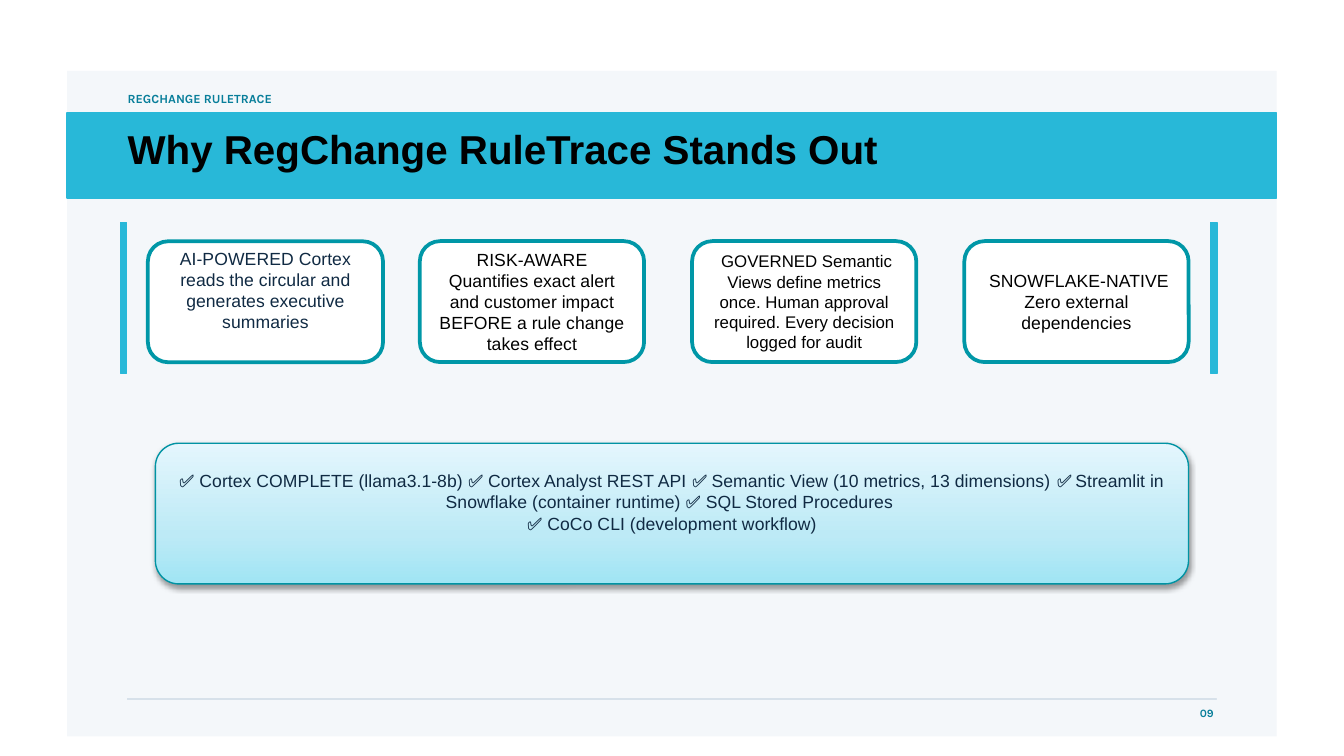
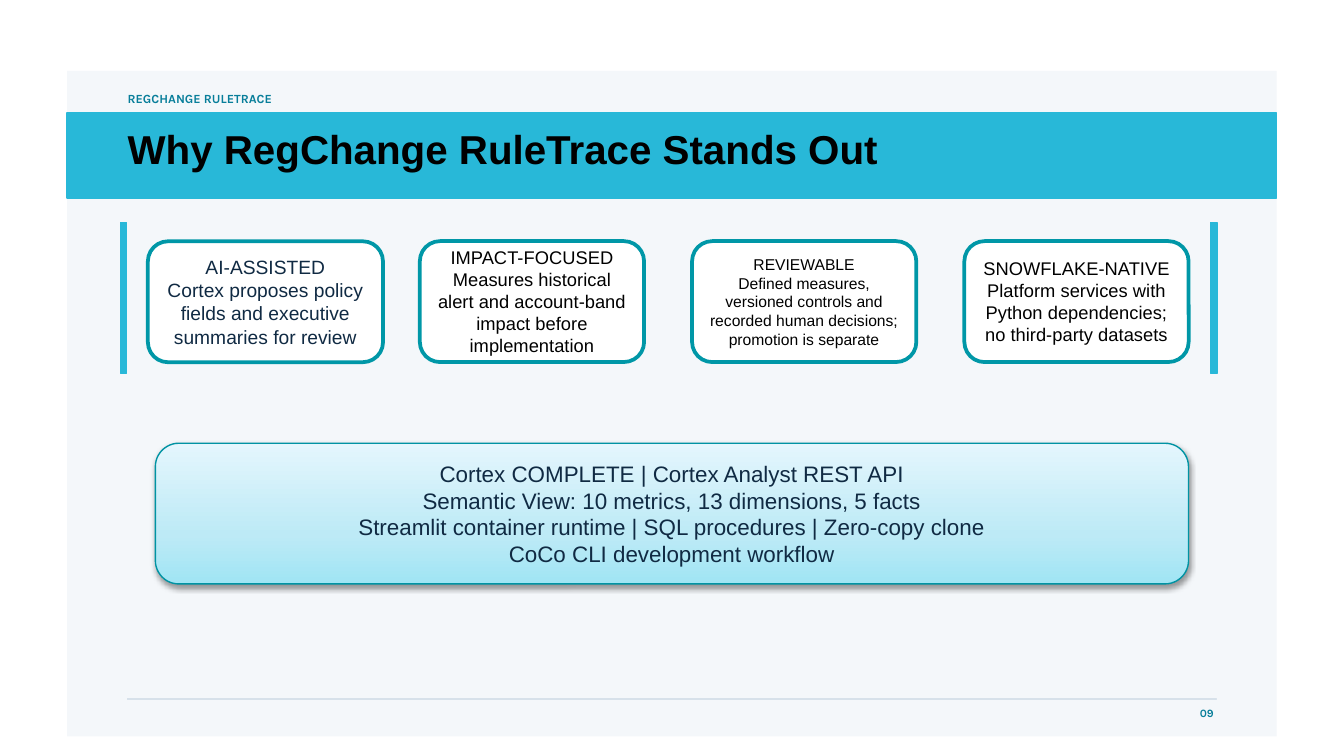
Before and after one commit to yogeshwagh450/regchange-ruletrace, a slide deck: slide 10 of docs/RegChangeRuleTrace_Submission.pptx. Drawn at 1344x756 pixels with LibreOffice and Linux fonts; fonts in the diff are those of the drawing; background and template pictures are left out. Boxes give left, top, right and bottom in pixels: in the first picture for what was removed or moved away, otherwise in the second. Text is boxed around its words. In the diff, an @@ line names an element or a change of style, - is before the commit and + after.

Commit message:
Fix summary prompt accuracy and update docs
Rewrite Cortex COMPLETE prompt to prevent fabricated staffing/hiring claims. Update README, challenges doc, DDL reference, and submission deck. Add logo asset.

Generated with Snowflake CoCo

```diff
--- a/docs/RegChangeRuleTrace_Submission.pptx
+++ b/docs/RegChangeRuleTrace_Submission.pptx
@@ text in rounded rectangle at [167, 260, 363, 344]: text changed; size 9.4 to 10.3 pt @@
-AI-POWERED Cortex reads the circular and generates executive summaries
+AI-ASSISTED
+Cortex proposes policy fields and executive summaries for review
@@ text in rounded rectangle at [438, 251, 625, 356]: text changed; size 9.4 to 9.8 pt @@
-RISK-AWARE Quantifies exact alert and customer impact BEFORE a rule change takes effect
+IMPACT-FOCUSED
+Measures historical alert and account-band impact before implementation
@@ text in rounded rectangle at [710, 259, 898, 348]: text changed; size 9 to 8.4 pt @@
-GOVERNED Semantic Views define metrics once. Human approval required. Every decision logged for audit
+REVIEWABLE
+Defined measures, versioned controls and recorded human decisions; promotion is separate
@@ text in rounded rectangle at [983, 262, 1169, 345]: text changed; size 9.4 to 9.8 pt @@
-SNOWFLAKE-NATIVE Zero external dependencies
+SNOWFLAKE-NATIVE
+Platform services with Python dependencies; no third-party datasets
@@ text in rounded rectangle at [358, 465, 984, 567]: text changed; size 9.4 to 12 pt @@
-✅ Cortex COMPLETE (llama3.1-8b) ✅ Cortex Analyst REST API ✅ Semantic View (10 metrics, 13 dimensions) ✅ Streamlit in Snowflake (container runtime) ✅ SQL Stored Procedures
-✅ CoCo CLI (development workflow)
+Cortex COMPLETE | Cortex Analyst REST API
+Semantic View: 10 metrics, 13 dimensions, 5 facts
+Streamlit container runtime | SQL procedures | Zero-copy clone
+CoCo CLI development workflow
```
Also in this commit, not shown: 1 other slide changed, 7 other files.
